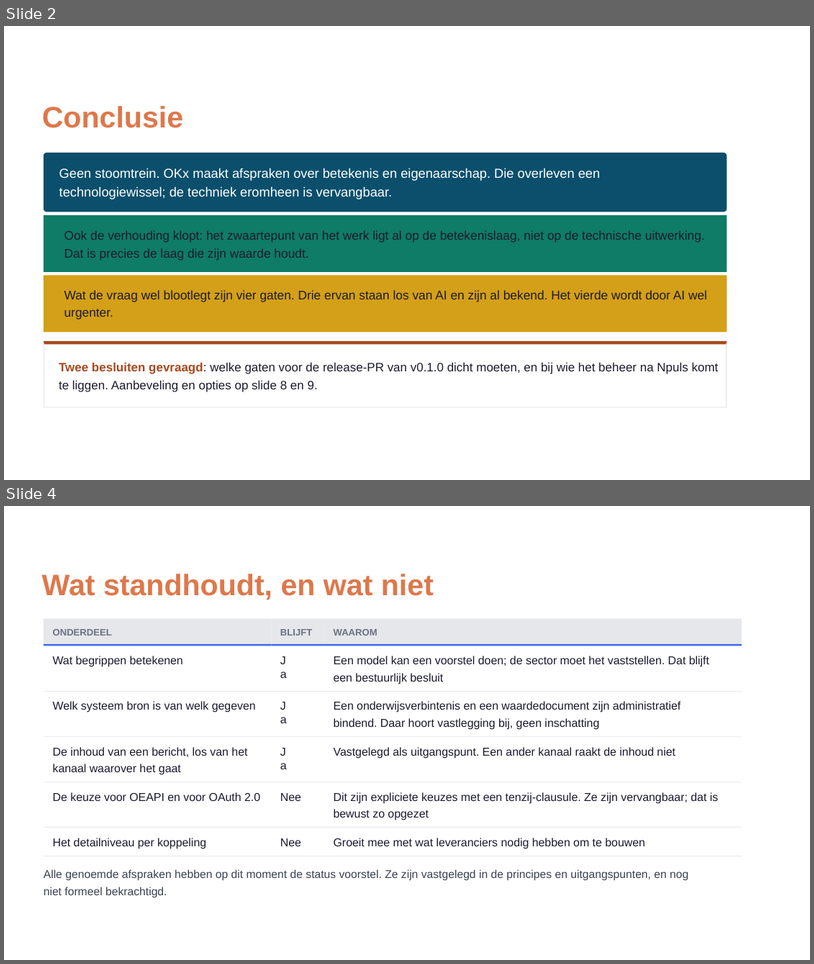
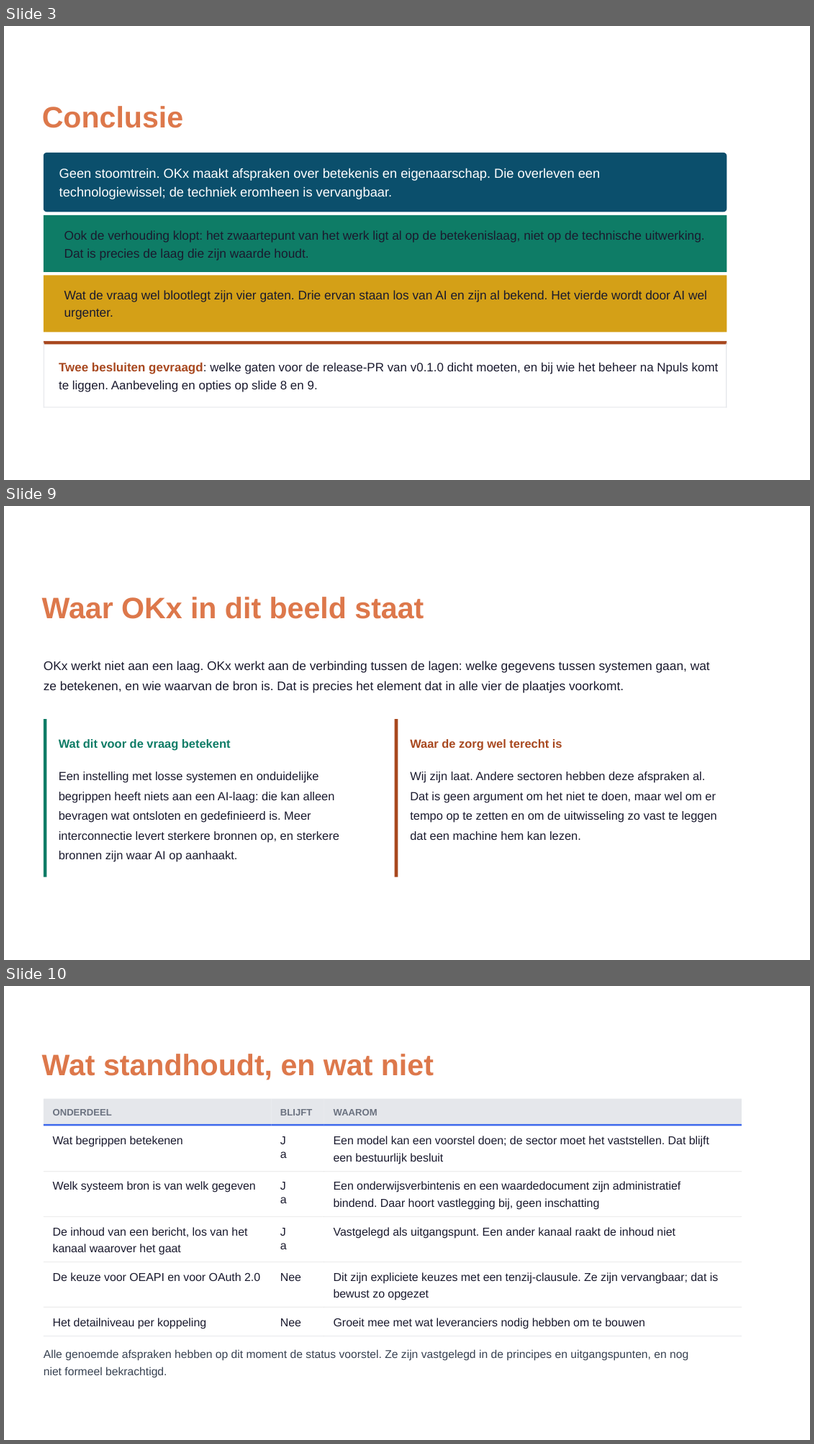
Before and after one commit to Npuls-OKx/meta, a slide deck: presentaties/export/260904_ai_houdbaarheid/260904_ai_houdbaarheid.pptx. Shown one above the other, each under a label of ours: slides 2 and 4 before the commit, slides 3, 9 and 10 after it; the slides between them are not shown. The pictures are 814x964 and 814x1444 pixels, drawn with LibreOffice and Linux fonts; fonts in the diff are those of the drawing; background and template pictures are left out. Boxes give left, top, right and bottom in pixels: in the first picture for what was removed or moved away, otherwise in the second. Text is boxed around its words. In the diff, an @@ line names an element or a change of style, - is before the commit and + after.

```diff
--- a/presentaties/export/260904_ai_houdbaarheid/260904_ai_houdbaarheid.pptx
+++ b/presentaties/export/260904_ai_houdbaarheid/260904_ai_houdbaarheid.pptx
@@ slide 9 added at (x1=4, y1=506, x2=810, y2=960), background picture (left out) @@
@@ freeform shape added at (x1=4, y1=506, x2=810, y2=960), fill #000000 @@
@@ freeform shape added at (x1=4, y1=506, x2=810, y2=960), fill #FFFFFF @@
@@ text added at (x1=42, y1=597, x2=424, y2=619), 27 pt, text #DD784B, bold @@
+Waar OKx in dit beeld staat
@@ text added at (x1=44, y1=661, x2=710, y2=673), 11.4 pt, text #1A1A2E @@
+OKx werkt niet aan een laag. OKx werkt aan de verbinding tussen de lagen: welke gegevens tussen systemen gaan, wat
@@ text added at (x1=44, y1=681, x2=624, y2=692), 11.4 pt, text #1A1A2E @@
+ze betekenen, en wie waarvan de bron is. Dat is precies het element dat in alle vier de plaatjes voorkomt.
@@ freeform shape added at (x1=44, y1=719, x2=46, y2=878), fill #0E7C66 @@
@@ freeform shape added at (x1=395, y1=719, x2=398, y2=878), fill #A8481F @@
@@ text added at (x1=59, y1=739, x2=231, y2=750), 10.8 pt, text #0E7C66, bold @@
+Wat dit voor de vraag betekent
@@ text added at (x1=410, y1=739, x2=563, y2=750), 10.8 pt, text #A8481F, bold @@
+Waar de zorg wel terecht is
@@ text added at (x1=59, y1=772, x2=319, y2=783), 10.8 pt, text #1A1A2E @@
+Een instelling met losse systemen en onduidelijke
@@ text added at (x1=410, y1=772, x2=705, y2=783), 10.8 pt, text #1A1A2E @@
+Wij zijn laat. Andere sectoren hebben deze afspraken al.
@@ text added at (x1=59, y1=792, x2=335, y2=803), 10.8 pt, text #1A1A2E @@
+begrippen heeft niets aan een AI-laag: die kan alleen
@@ text added at (x1=410, y1=792, x2=716, y2=803), 10.8 pt, text #1A1A2E @@
+Dat is geen argument om het niet te doen, maar wel om er
@@ text added at (x1=59, y1=811, x2=311, y2=823), 10.8 pt, text #1A1A2E @@
+bevragen wat ontsloten en gedeﬁnieerd is. Meer
@@ text added at (x1=410, y1=811, x2=718, y2=823), 10.8 pt, text #1A1A2E @@
+tempo op te zetten en om de uitwisseling zo vast te leggen
@@ text added at (x1=59, y1=831, x2=340, y2=842), 10.8 pt, text #1A1A2E @@
+interconnectie levert sterkere bronnen op, en sterkere
@@ text added at (x1=59, y1=851, x2=237, y2=862), 10.8 pt, text #1A1A2E @@
+bronnen zijn waar AI op aanhaakt.
@@ text added at (x1=410, y1=831, x2=581, y2=840), 10.8 pt, text #1A1A2E @@
+dat een machine hem kan lezen.
@@ what was slide 2 is now slide 3 @@
@@ what was slide 4 is now slide 10 @@
```
Also in this commit, not shown: 6 other slides added, 1 slide removed, 2 other files.
